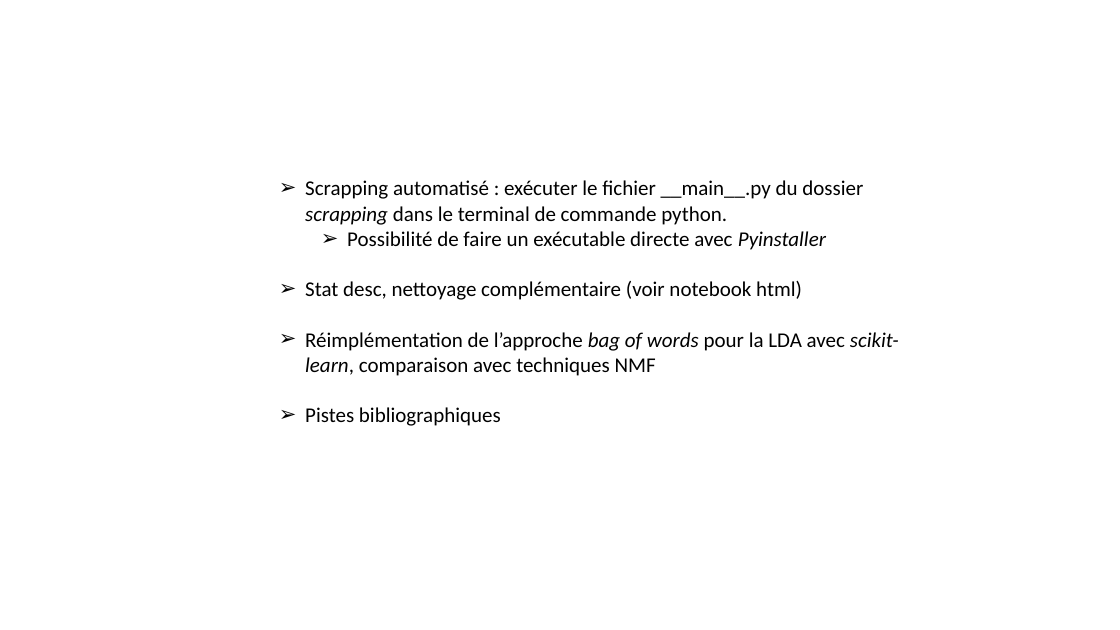
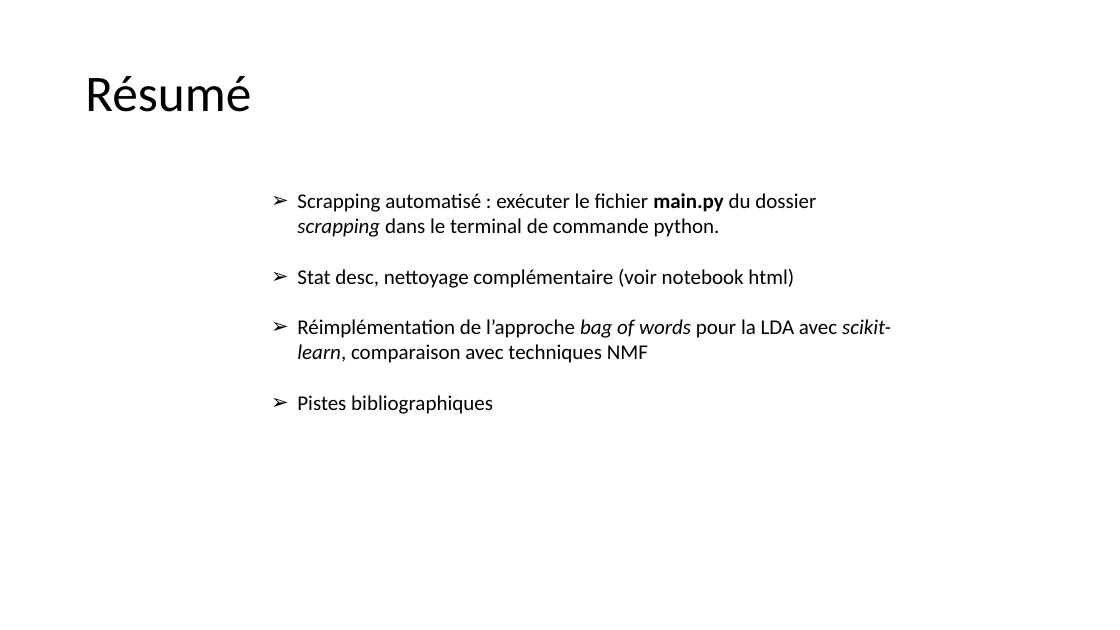
Before and after one commit to erialc-cal/NLP-FOMC, a slide deck: slide 2 of Pour_reu/reu1.pptx. Drawn at 1120x630 pixels with LibreOffice and Linux fonts; fonts in the diff are those of the drawing. Boxes give left, top, right and bottom in pixels: in the first picture for what was removed or moved away, otherwise in the second. Text is boxed around its words. In the diff, an @@ line names an element or a change of style, - is before the commit and + after.

```diff
--- a/Pour_reu/reu1.pptx
+++ b/Pour_reu/reu1.pptx
@@ title added at (85,76,251,112), 44 pt, text #000000 @@
+Résumé
@@ text "Scrapping automatisé : exécuter le ...": place and size @@
-text "Scrapping automatisé : exécuter le ..." at (305,180,899,426)
+text "Scrapping automatisé : exécuter le ..." at (297,193,891,414)
@@ text at (297,193,816,237): text changed @@
-➢ Scrapping automatisé : exécuter le fichier __main__.py du dossier scrapping dans le terminal de commande python.
-  ➢ Possibilité de faire un exécutable directe avec Pyinstaller
+➢ Scrapping automatisé : exécuter le fichier main.py du dossier scrapping dans le terminal de commande python.
```
Also in this commit, not shown: 5 other slides changed, 8 slides added, 3 slides removed, 46 other files.
